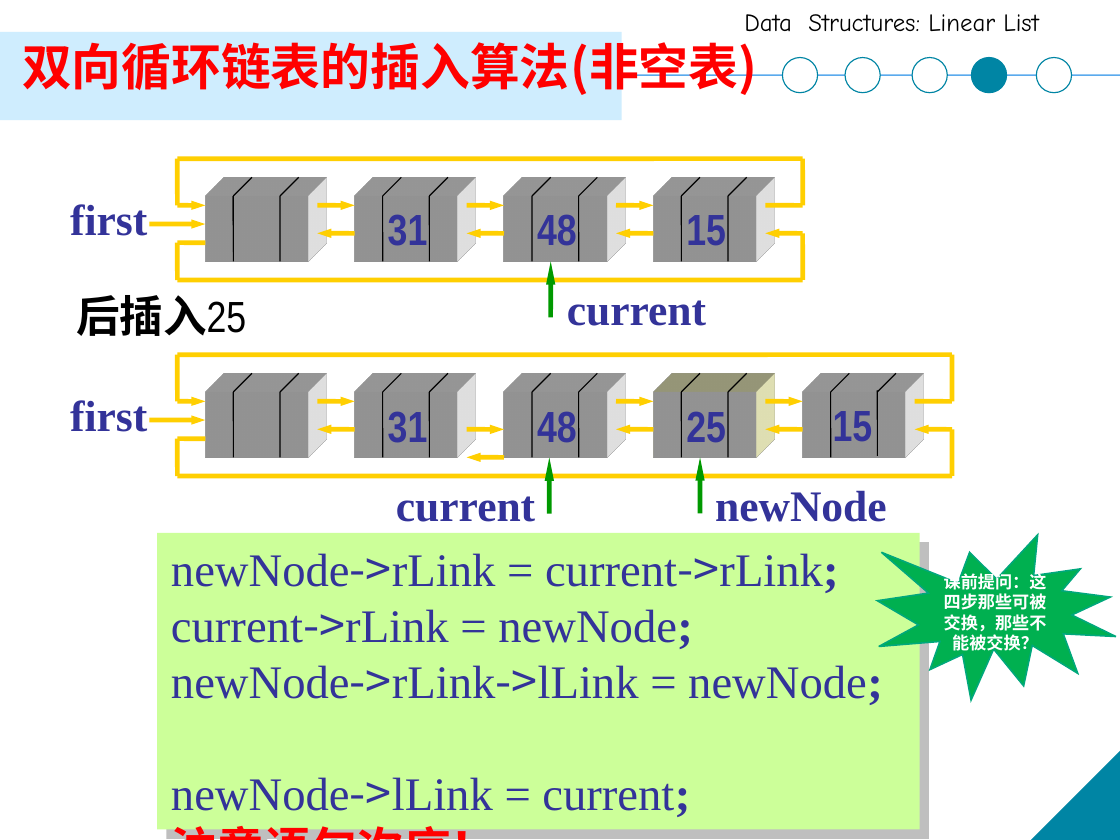
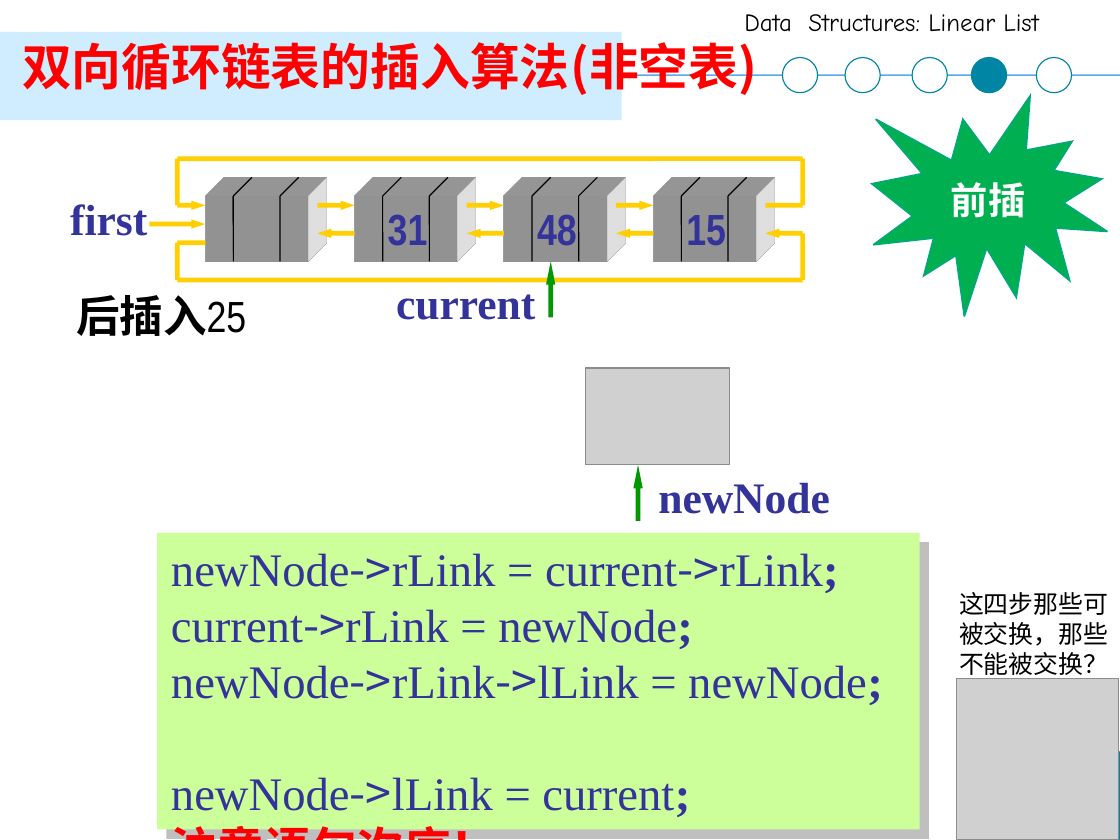
Before and after one commit to XinweiJiang/xinweijiang.github.io, a slide deck: slide 95 of course/ds-a/ds-a-ch2.pptx. Drawn at 1120x840 pixels with LibreOffice and Linux fonts; fonts in the diff are those of the drawing; grey boxes stand for pictures. Boxes give left, top, right and bottom in pixels: in the first picture for what was removed or moved away, otherwise in the second. Text is boxed around its words. In the diff, an @@ line names an element or a change of style, - is before the commit and + after.

```diff
--- a/course/ds-a/ds-a-ch2.pptx
+++ b/course/ds-a/ds-a-ch2.pptx
@@ irregular seal added at <box>871,95,1107,316</box>, fill #00B050, outline #00A97C 1 pt, 24 pt, text #FFFFFF, bold @@
+前插
@@ text "current": place and size @@
-text "current" at <box>567,300,706,326</box>
+text "current" at <box>396,294,535,320</box>
@@ rectangle added at <box>22,340,1072,526</box>, fill #FFFFFF @@
@@ picture added at <box>586,368,729,465</box> @@
@@ arrow moved from (700, 513) - (700, 457) to (638, 521) - (638, 465) @@
@@ group removed at <box>70,355,952,522</box>: 28 lines, 12 arrows, 6 texts, 5 pictures @@
-first
-31
-48
-25
-15
-current
@@ text added at <box>715,487,887,514</box>, 28 pt, text #333399, bold @@
+newNode
@@ text "这四步那些可被交换，那些不能被交换？": place and size @@
-text "这四步那些可被交换，那些不能被交换？" at <box>877,534,1116,700</box>
+text "这四步那些可被交换，那些不能被交换？" at <box>959,592,1108,680</box>
@@ text "这四步那些可被交换，那些不能被交换？" at <box>959,592,1108,680</box>: vertical alignment middle to bottom; fill #00B050 to none; outline #00A97C 1 pt to none @@
@@ text at <box>959,592,1108,680</box>: text changed; size 11 to 16 pt; font Cabin to Noto Sans CJK SC; text colour #FFFFFF to #000000; bold off @@
-课前提问：这四步那些可被交换，那些不能被交换？
+这四步那些可被交换，那些不能被交换？
@@ picture added at <box>956,679,1118,840</box> @@
```
Also in this commit, not shown: 17 other slides changed.
